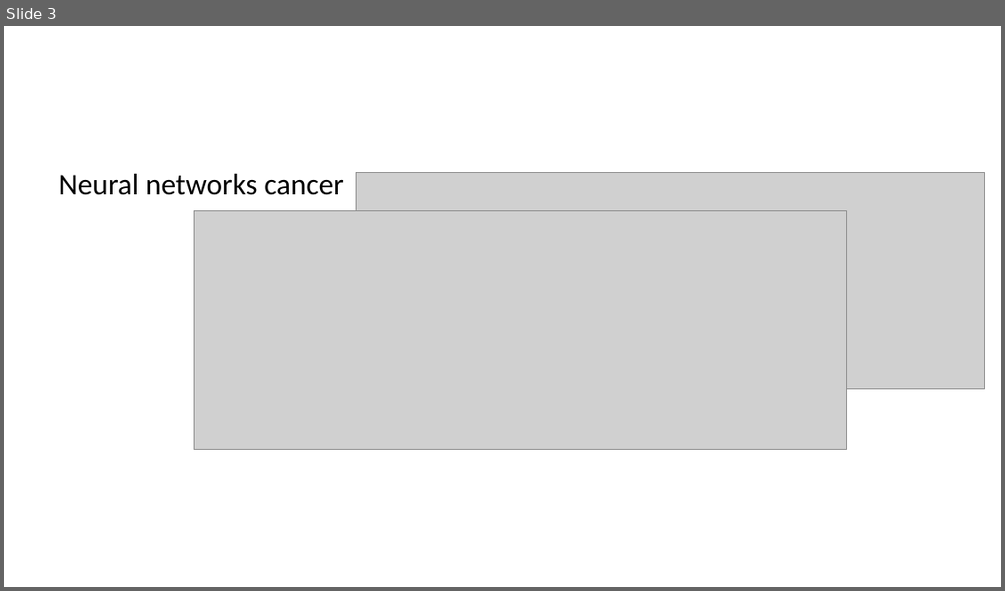
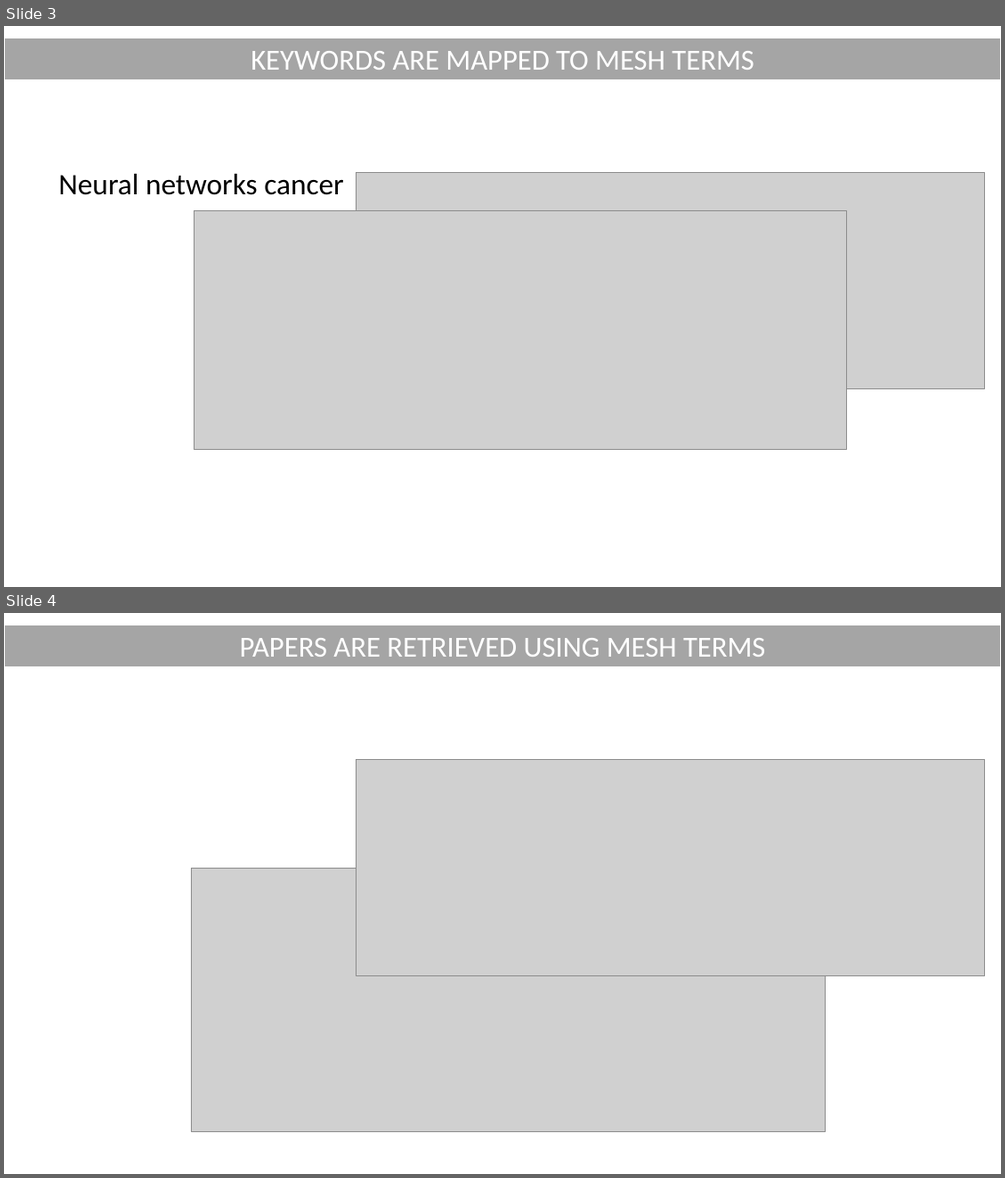
Before and after one commit to ggonzalezp/pubmedkg_recommender, a slide deck: presentation_pubmedkg.pptx. Shown one above the other, each under a label of ours: slide 3 before the commit, slides 3 and 4 after it. The pictures are 1005x591 and 1005x1178 pixels, drawn with LibreOffice and Linux fonts; fonts in the diff are those of the drawing; grey boxes stand for pictures. Boxes give left, top, right and bottom in pixels: in the first picture for what was removed or moved away, otherwise in the second. Text is boxed around its words. In the diff, an @@ line names an element or a change of style, - is before the commit and + after.

```diff
--- a/presentation_pubmedkg.pptx
+++ b/presentation_pubmedkg.pptx
@@ slide 4 added at (x1=4, y1=613, x2=1001, y2=1174), background #FFFFFF @@
@@ rectangle added at (x1=4, y1=625, x2=1001, y2=666), fill #A5A5A5, outline #FFFFFF 1.5 pt, 28 pt, text #FFFFFF @@
+PAPERS ARE RETRIEVED USING MESH TERMS
@@ picture added at (x1=356, y1=760, x2=984, y2=976) @@
@@ picture added at (x1=191, y1=868, x2=825, y2=1131) @@
@@ slide 3 changed as well @@
@@ rectangle added at (x1=4, y1=38, x2=1001, y2=79), fill #A5A5A5, outline #FFFFFF 1.5 pt, 28 pt, text #FFFFFF @@
+KEYWORDS ARE MAPPED TO MESH TERMS
```
Also in this commit, not shown: 1 other slide changed, 8 other slides added, 6 slides removed, 3 other files.
